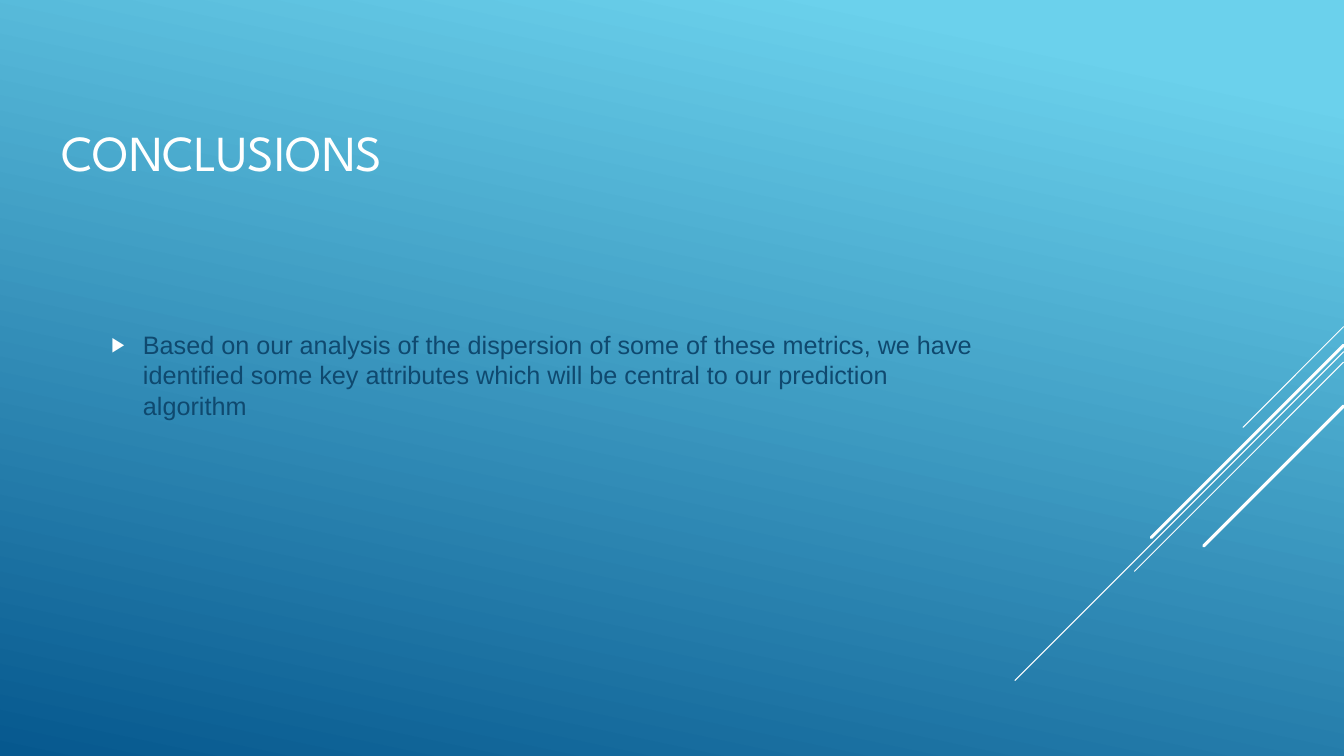
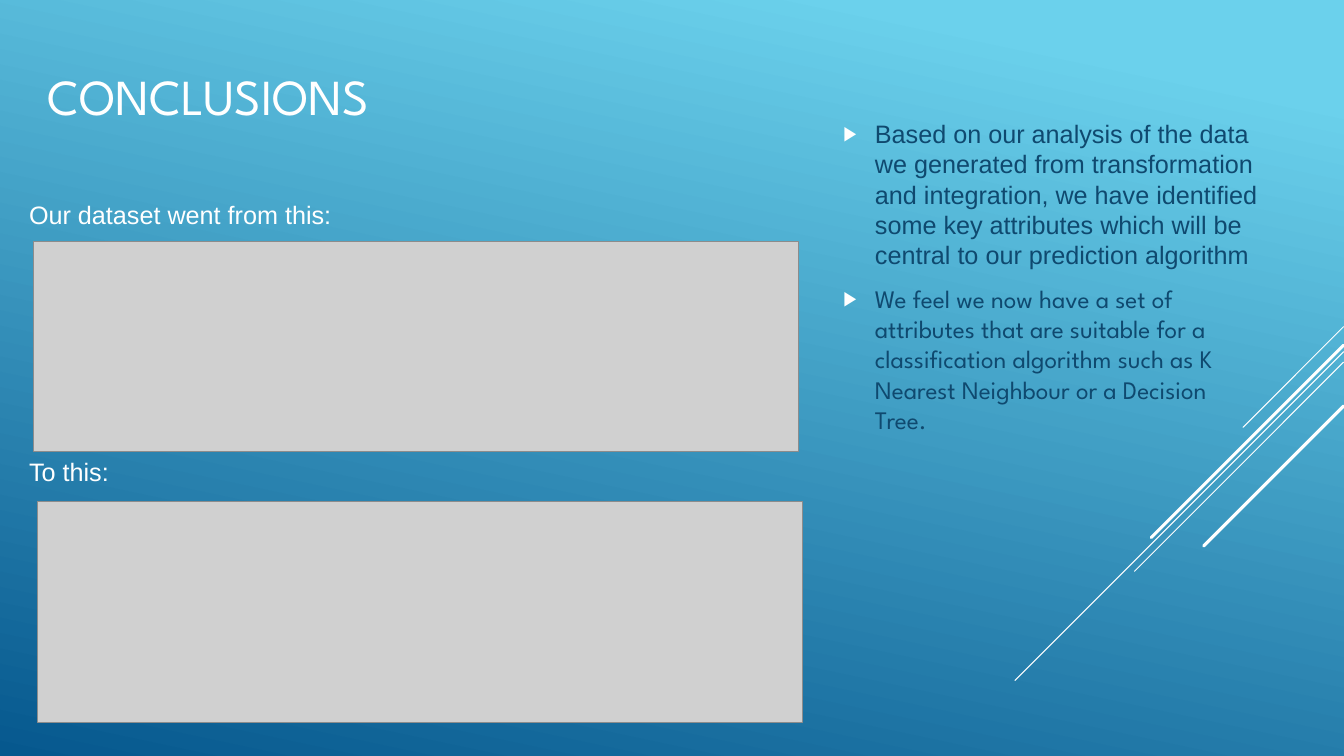
Before and after one commit to russell-brady/data-mining, a slide deck: slide 9 of Documents/WorkshopGroup40.pptx. Drawn at 1344x756 pixels with LibreOffice and Linux fonts; fonts in the diff are those of the drawing; grey boxes stand for pictures. Boxes give left, top, right and bottom in pixels: in the first picture for what was removed or moved away, otherwise in the second. Text is boxed around its words. In the diff, an @@ line names an element or a change of style, - is before the commit and + after.

Commit message:
updated presentation powerpoint

```diff
--- a/Documents/WorkshopGroup40.pptx
+++ b/Documents/WorkshopGroup40.pptx
@@ title "CONCLUSIONS": place and size @@
-title "CONCLUSIONS" at <box>61,137,382,172</box>
+title "CONCLUSIONS" at <box>48,81,369,116</box>
@@ text at <box>875,125,1257,429</box>: text changed @@
-  ▶ Based on our analysis of the dispersion of some of these metrics, we have identified some key attributes which will be central to our prediction algorithm
+  ▶ Based on our analysis of the data we generated from transformation and integration, we have identified some key attributes which will be central to our prediction algorithm
+  ▶ We feel we now have a set of attributes that are suitable for a classification algorithm such as K Nearest Neighbour or a Decision Tree.
@@ text added at <box>29,205,331,225</box>, 18 pt, text #FFFFFF @@
+  Our dataset went from this:
@@ picture added at <box>34,241,799,452</box> @@
@@ text added at <box>29,462,109,482</box>, 18 pt, text #FFFFFF @@
+  To this:
@@ picture added at <box>37,501,802,723</box> @@
```
Also in this commit, not shown: 5 other slides changed, 2 slides added, 2 slides removed, 13 other files.
